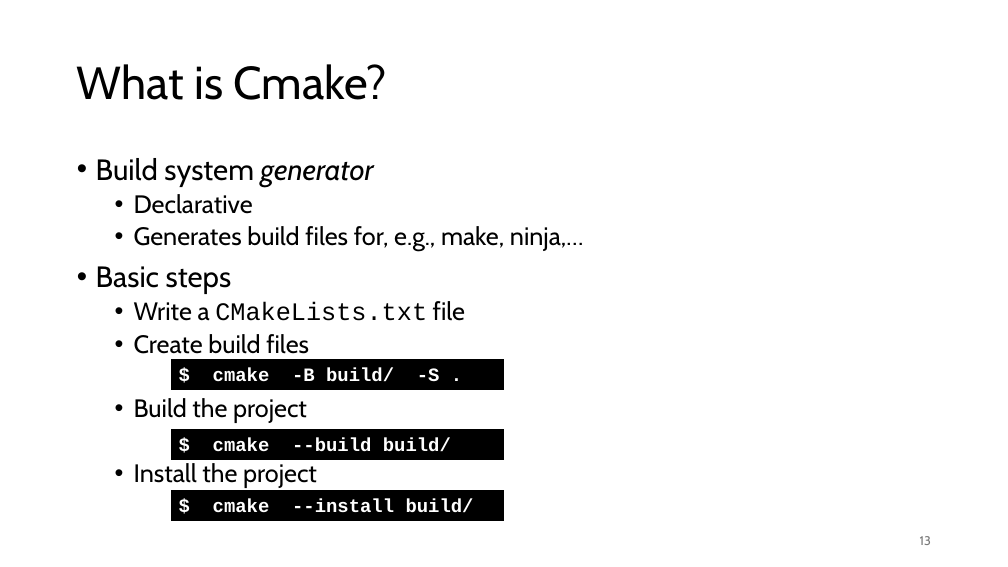
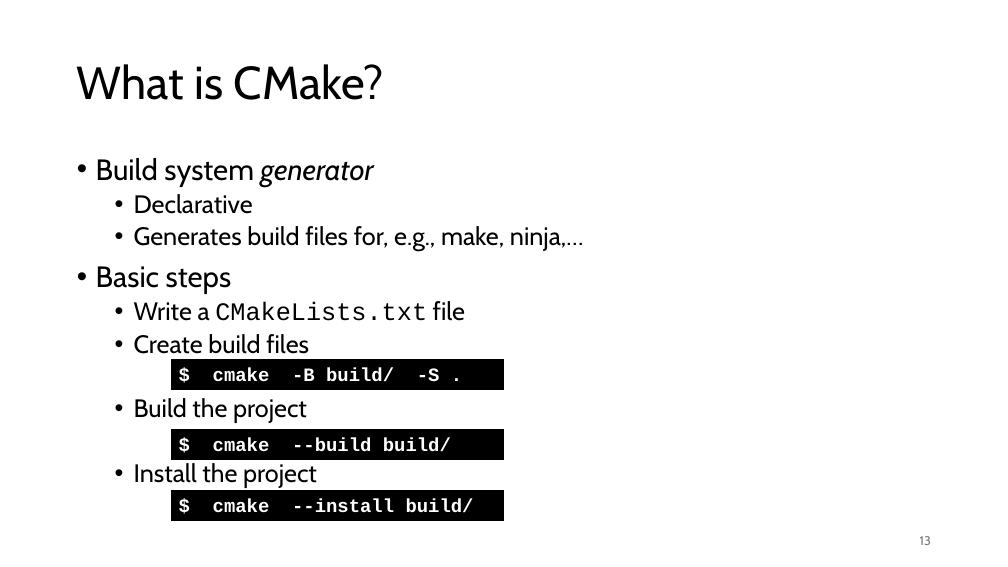
Before and after one commit to gjbex/C-plus-plus-software-engineering, a slide deck: slide 13 of cpp_software_engineering.pptx. Drawn at 1008x567 pixels with LibreOffice and Linux fonts; fonts in the diff are those of the drawing. Boxes give left, top, right and bottom in pixels: in the first picture for what was removed or moved away, otherwise in the second. Text is boxed around its words. In the diff, an @@ line names an element or a change of style, - is before the commit and + after.

Commit message:
Fix typos, add references

```diff
--- a/cpp_software_engineering.pptx
+++ b/cpp_software_engineering.pptx
@@ title at [77,64,384,100]: text changed @@
-What is Cmake?
+What is CMake?
```
Also in this commit, not shown: 2 other slides changed.
